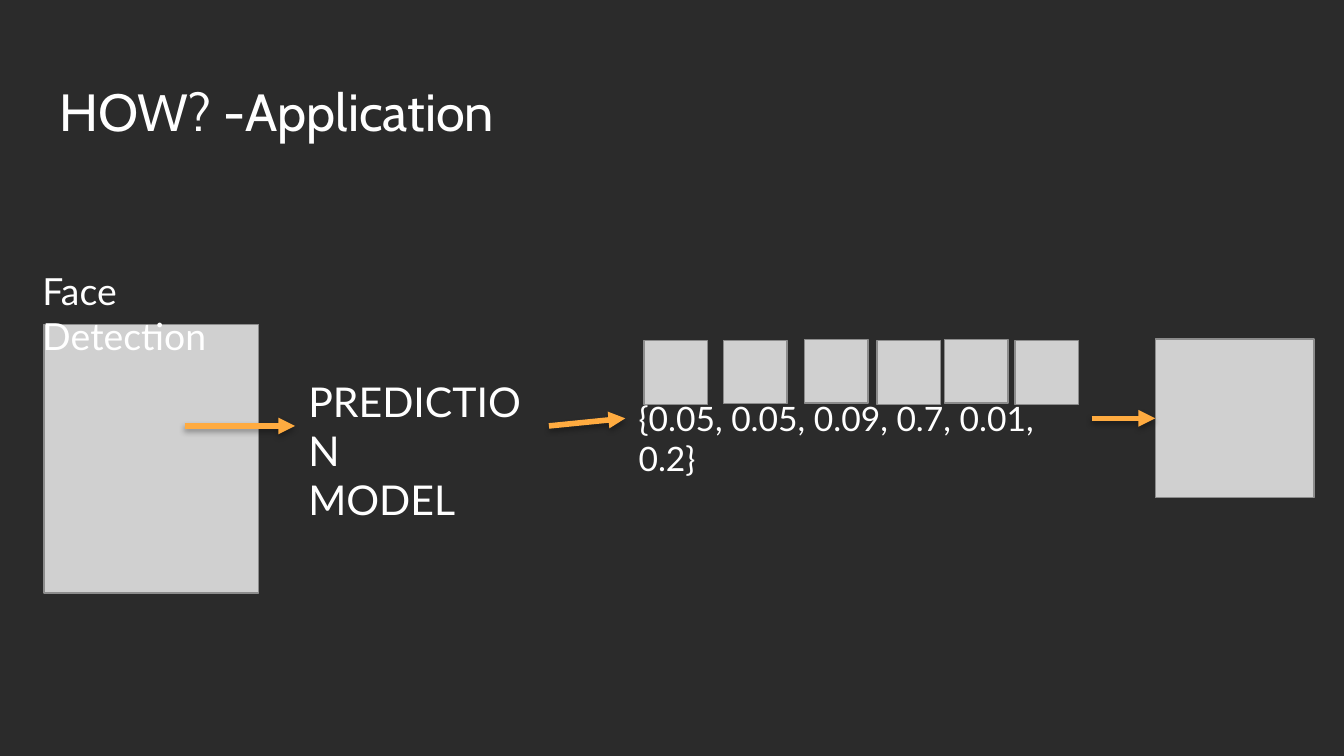
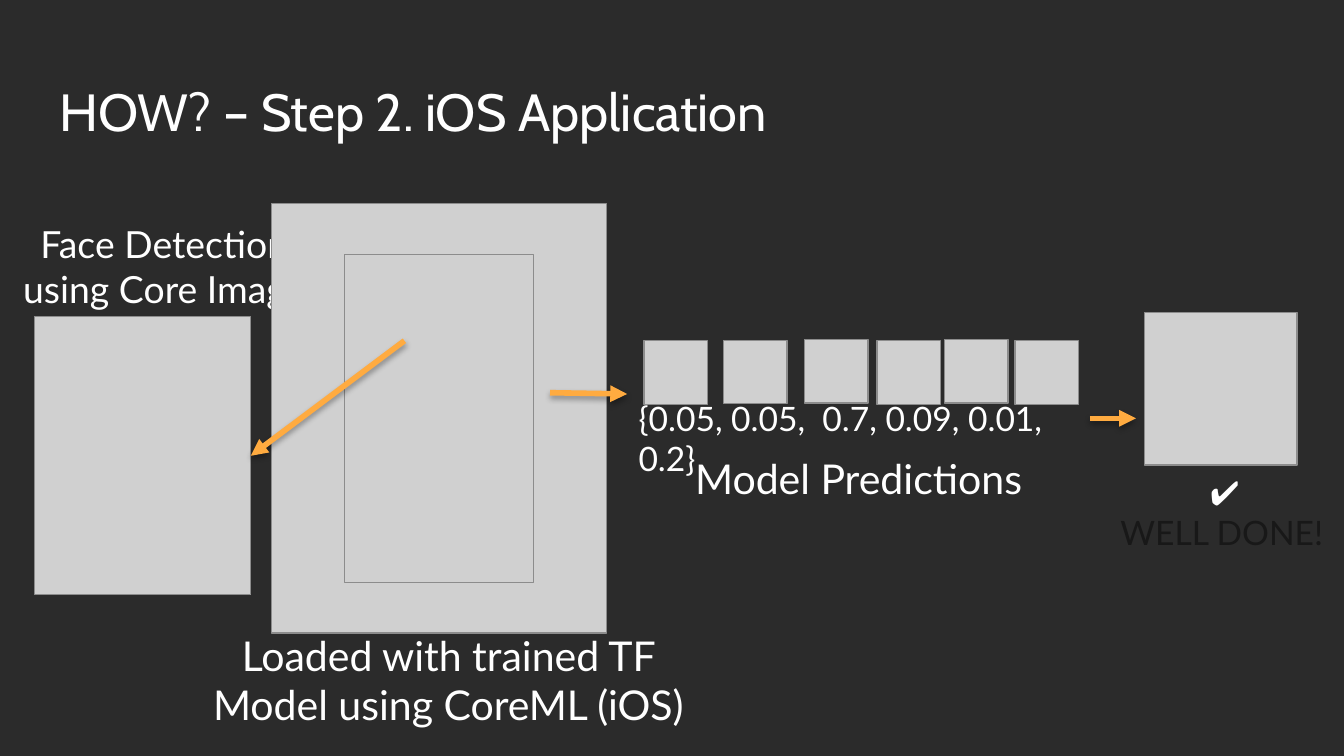
Before and after one commit to b3nk4n/AI-Hackathon, a slide deck: slide 10 of docs/AI Hackathon - Presentation.pptx (slide 8 before the commit). Drawn at 1344x756 pixels with LibreOffice and Linux fonts; fonts in the diff are those of the drawing; grey boxes stand for pictures; background and template pictures are left out; a plain dark background stands for a picture behind light text. Boxes give left, top, right and bottom in pixels: in the first picture for what was removed or moved away, otherwise in the second. Text is boxed around its words. In the diff, an @@ line names an element or a change of style, - is before the commit and + after.

```diff
--- a/docs/AI Hackathon - Presentation.pptx
+++ b/docs/AI Hackathon - Presentation.pptx
@@ title at (59, 91, 767, 143): text changed @@
-HOW? -Application
+HOW? – Step 2. iOS Application
@@ picture added at (271, 204, 606, 633) @@
@@ text at (23, 226, 305, 317): text changed @@
-Face Detection
+Face Detection using Core Image (iOS)
@@ picture added at (345, 254, 535, 582) @@
@@ picture: place and size @@
-picture at (44, 324, 259, 593)
+picture at (35, 317, 251, 595)
@@ picture: place and size @@
-picture at (1156, 339, 1314, 497)
+picture at (1145, 313, 1298, 466)
@@ arrow moved from (184, 426) - (296, 426) to (405, 341) - (251, 456) @@
@@ arrow moved from (548, 426) - (625, 418) to (550, 392) - (628, 394) @@
@@ text at (639, 402, 1042, 476): text changed @@
-{0.05, 0.05, 0.09, 0.7, 0.01, 0.2}
+{0.05, 0.05, 0.7, 0.09, 0.01, 0.2}
@@ arrow moved from (1091, 418) - (1156, 418) to (1090, 418) - (1136, 418) @@
@@ text added at (695, 463, 1023, 495), 22 pt, text #FFFFFF @@
+Model Predictions
@@ text added at (1107, 465, 1343, 560), 18 pt, text #181818 @@
+✔️
+WELL DONE!
@@ text at (213, 640, 683, 728): text changed @@
-PREDICTION
-MODEL
+Loaded with trained TF Model using CoreML (iOS)
```
Also in this commit, not shown: 4 other slides changed, 5 slides added, 1 slide removed.
